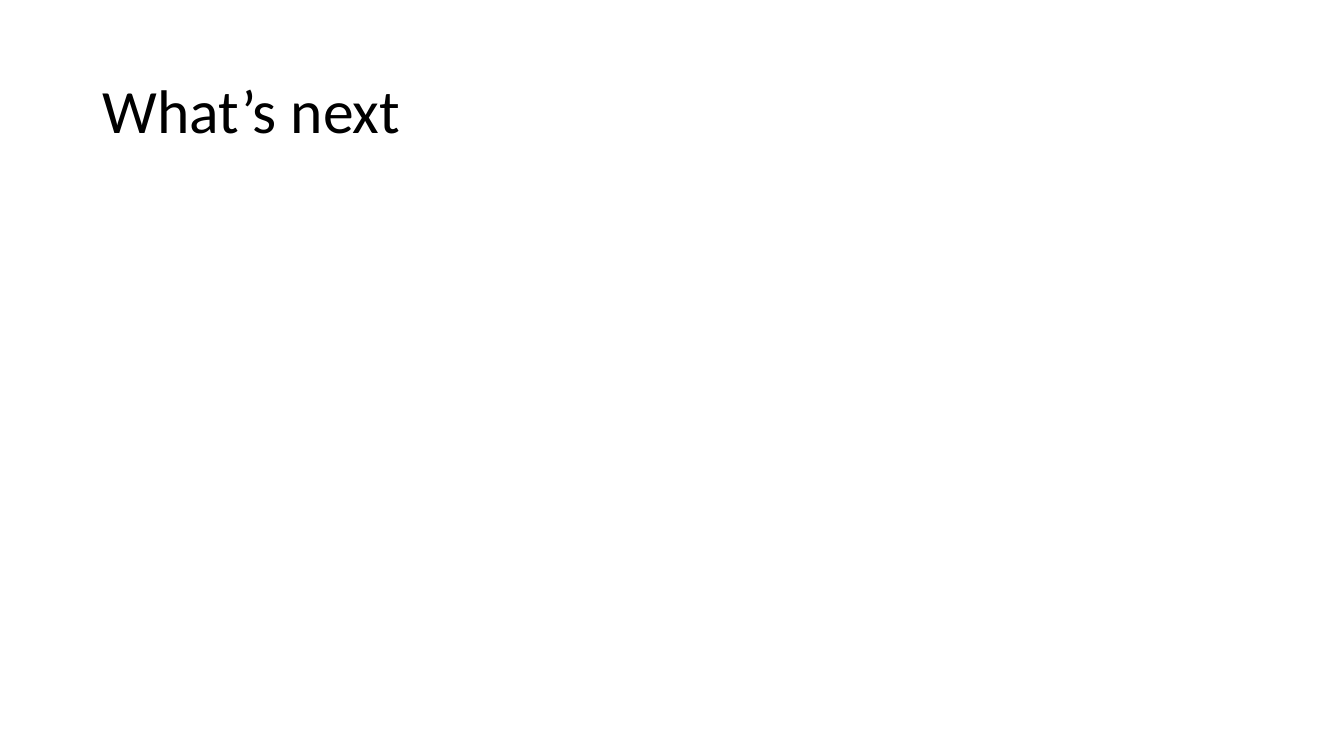
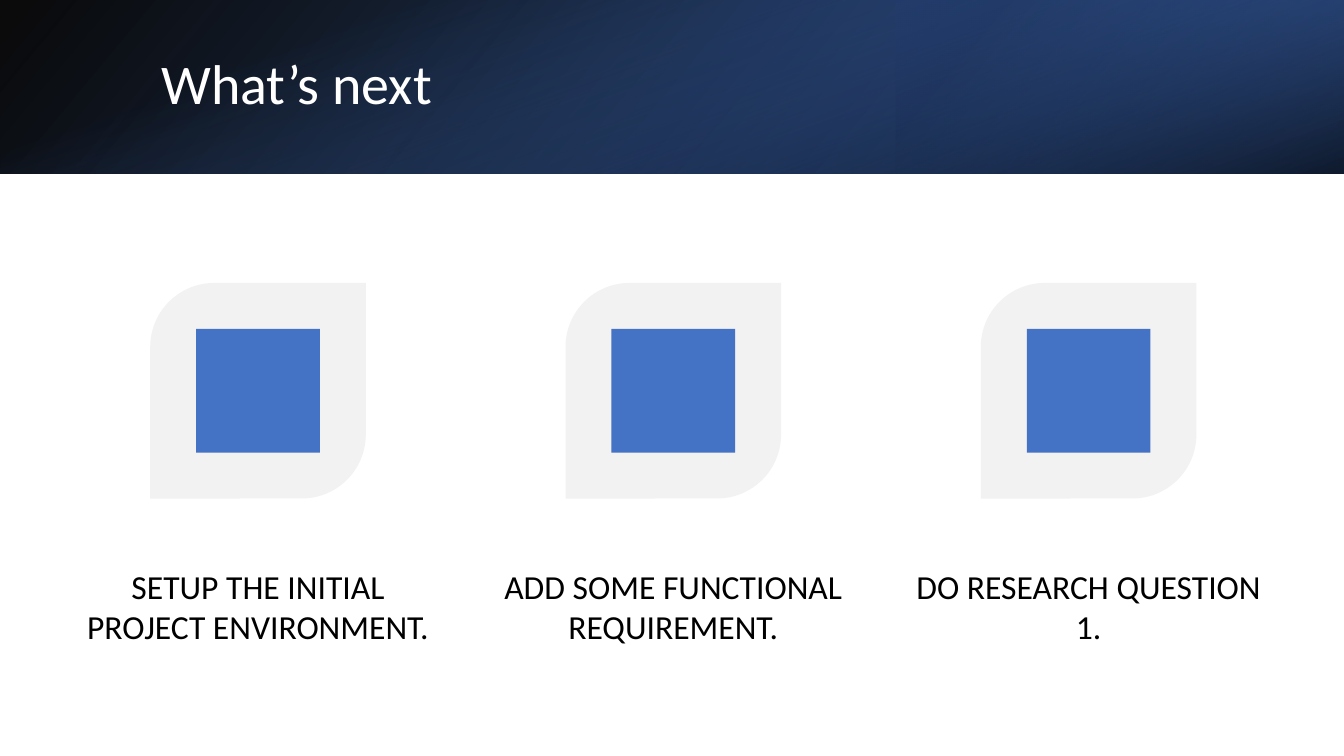
Before and after one commit to T-S-ICT/Music-trivia-web-game, a slide deck: slide 9 of Sprint 1.pptx (slide 6 before the commit). Drawn at 1344x756 pixels with LibreOffice and Linux fonts; fonts in the diff are those of the drawing. Boxes give left, top, right and bottom in pixels: in the first picture for what was removed or moved away, otherwise in the second. Text is boxed around its words. In the diff, an @@ line names an element or a change of style, - is before the commit and + after.

Commit message:
Update some documents
Update research doc
Update powerpoint

```diff
--- a/Sprint 1.pptx
+++ b/Sprint 1.pptx
@@ rectangle added at (x1=0, y1=0, x2=1344, y2=173), fill gradient #000000 to #2F5597 @@
@@ rectangle added at (x1=0, y1=1, x2=1343, y2=174), fill gradient #4472C4 to #000000 @@
@@ rectangle added at (x1=896, y1=0, x2=1344, y2=173), fill gradient #203864 to #4472C4 @@
@@ title "What’s next" moved from (x1=102, y1=90, x2=401, y2=134) to (x1=161, y1=64, x2=431, y2=105) @@
@@ title "What’s next" at (x1=161, y1=64, x2=431, y2=105): size 44 to 40 pt, text colour #000000 to #FFFFFF @@
@@ group added at (x1=87, y1=283, x2=1261, y2=644): 3 round diag rects, 3 rectangles, 3 texts @@
+SETUP THE INITIAL PROJECT ENVIRONMENT.
+ADD SOME FUNCTIONAL REQUIREMENT.
+DO RESEARCH QUESTION 1.
```
Also in this commit, not shown: 3 other slides changed, 7 slides added, 2 slides removed, 1 other file.
